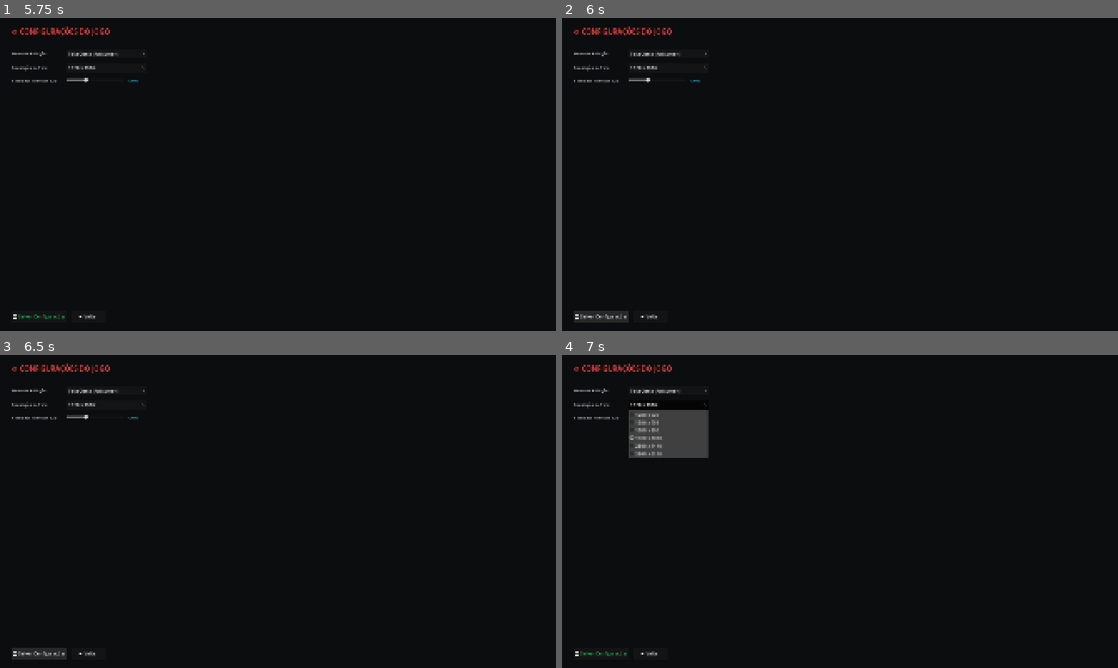
Above: before the commit, frames 1-4 (two rows, left to right).
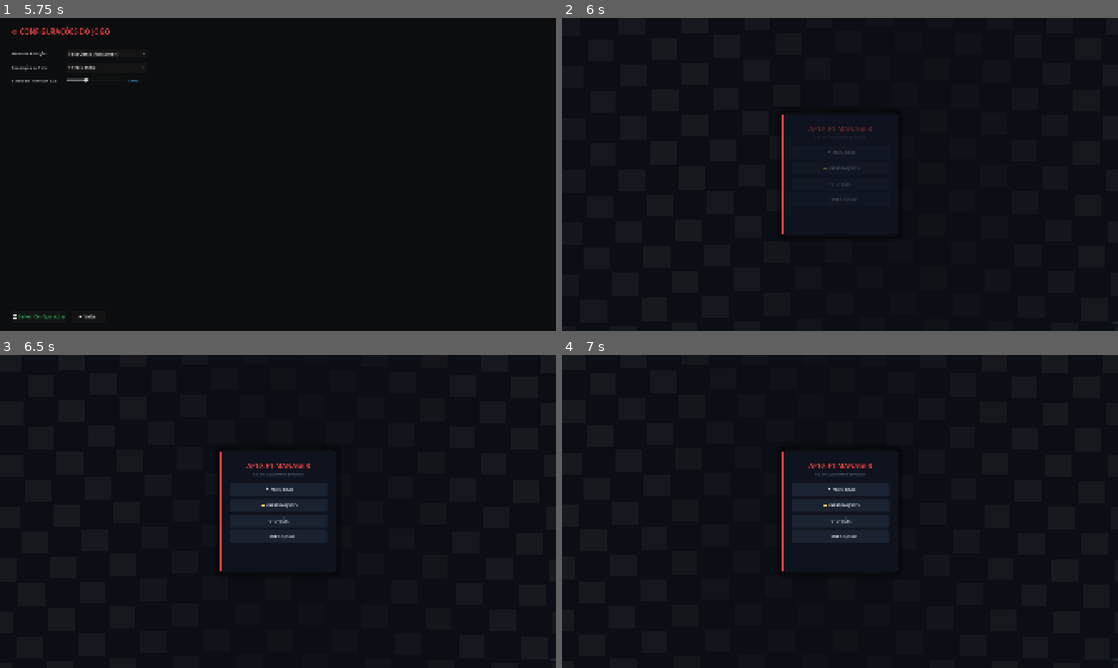
Above: after the commit, the same moments.

Repository: VictorLima-effi1/apex-f1-manager
Game: Godot game, scene res://views/main_menu_view.tscn
Same seed, same stepped clock (60 frames per second), same inputs: the game is played once before the commit and once after it.
Inputs (mouse positions are in pixels of both pictures, inside the frame that each line leads up to):
- Up to frame 1 (5.75 s): click "📂 CARREGAR JOGO" at 0.5 s; click "🚀 NOVO JOGO" at 1.25 s; click "🚀 NOVO JOGO" at 2 s; click "⚙️ OPÇÕES" at 2.75 s; click "📂 CARREGAR JOGO" at 3.5 s; click "ENTENDIDO" at 4.25 s; click "⚙️ OPÇÕES" at 5 s
- Up to frame 2 (6 s): click "💾 Salvar Configurações" at 5.75 s
- Up to frame 3 (6.5 s): no input
- Up to frame 4 (7 s): click (667, 405) at 6.5 s, where only the run before the commit has a clickable "1920 x 1080"

Frame 1 is identical in both runs. In frame 2, 1.3% of the frame differs, in the area x 2-100%, y 2-98%; in frame 3, 4.1%; in frame 4, 6.1%.
Error before the commit: Invalid call. Nonexistent function 'save_game' in base 'Node (database.gd)'. (res://views/options_view.gd:171)

Commit message:
Sua mensagem sobre o que foi feito

Diff:
--- a/database.gd
+++ b/database.gd
@@ -1111,3 +1111,6 @@
 	if track_index >= 0 and track_index < tracks.size():
 		tracks[track_index]["UltimoVencedorPiloto"] = winner_driver_name
 		tracks[track_index]["UltimoVencedorEquipe"] = winner_team_name
+
+func save_game() -> bool:
+	return save_game_slot(current_slot)
--- a/main.gd
+++ b/main.gd
@@ -45,14 +45,13 @@
 	sidebar_vbox.add_theme_constant_override("separation", 10)
 	sidebar.add_child(sidebar_vbox)
 
-	var logo_label = Label.new()
-	logo_label.text = "APEX F1\nMANAGER"
-	logo_label.horizontal_alignment = HORIZONTAL_ALIGNMENT_CENTER
-	logo_label.add_theme_color_override("font_color", Color("f60210ff"))
-	logo_label.add_theme_font_size_override("font_size", 22)
-	sidebar_vbox.add_child(logo_label)
-
-	sidebar_vbox.add_child(HSeparator.new())
+	# --- LOGO DO JOGO NO LUGAR DO TEXTO ---
+	var logo_texture = TextureRect.new()
+	logo_texture.texture = load("res://icon.png")
+	logo_texture.expand_mode = TextureRect.EXPAND_KEEP_SIZE
+	logo_texture.stretch_mode = TextureRect.STRETCH_KEEP_ASPECT_CENTERED
+	logo_texture.custom_minimum_size = Vector2(160, 60)
+	sidebar_vbox.add_child(logo_texture)
 
 	var nav_items = [
 		{"label": "📊 Dashboard", "view": "dashboard"},
@@ -79,7 +78,7 @@
 
 	sidebar_vbox.add_child(HSeparator.new())
 
-	# Botão Salvar Jogo com Pop-up no Canto Inferior
+	# Botão Salvar Jogo
 	var btn_save = Button.new()
 	btn_save.text = "  💾 Salvar Jogo"
 	btn_save.alignment = HORIZONTAL_ALIGNMENT_LEFT
--- a/project.godot
+++ b/project.godot
@@ -13,7 +13,7 @@
 config/name="ApexF1Manager"
 run/main_scene="uid://c4l0emkc08cap"
 config/features=PackedStringArray("4.7", "Forward Plus")
-config/icon="res://icon.svg"
+config/icon="uid://com4kkk3atx0r"
 
 [autoload]
 
--- a/views/options_view.gd
+++ b/views/options_view.gd
@@ -155,7 +155,6 @@
 	if index >= 0 and index < resolutions.size():
 		var res = resolutions[index]
 		DisplayServer.window_set_size(res)
-		# Centraliza a janela na tela se estiver em modo janela
 		if DisplayServer.window_get_mode() == DisplayServer.WINDOW_MODE_WINDOWED:
 			var screen_center = DisplayServer.screen_get_position() + (DisplayServer.screen_get_size() / 2)
 			DisplayServer.window_set_position(screen_center - (res / 2))
@@ -163,12 +162,14 @@
 func _on_ui_scale_changed(value: float) -> void:
 	Database.ui_scale = value
 	lbl_scale_val.text = "%d%%" % [int(value * 100.0)]
-
-	# Aplica o ajuste de escala global na árvore da UI do Godot
 	get_tree().root.content_scale_factor = value
 
 func _save_and_close() -> void:
-	Database.save_game()
+	# Agora chama a função de salvamento de slot corretamente através do método intermediário ou direto
+	if Database.has_method("save_game"):
+		Database.save_game()
+	else:
+		Database.save_game_slot(Database.current_slot)
 	_close_options()
 
 func _close_options() -> void:
Binary file added: assets/apexlogo.png.jpg
Not shown, added: assets/apexlogo.png.jpg.import
